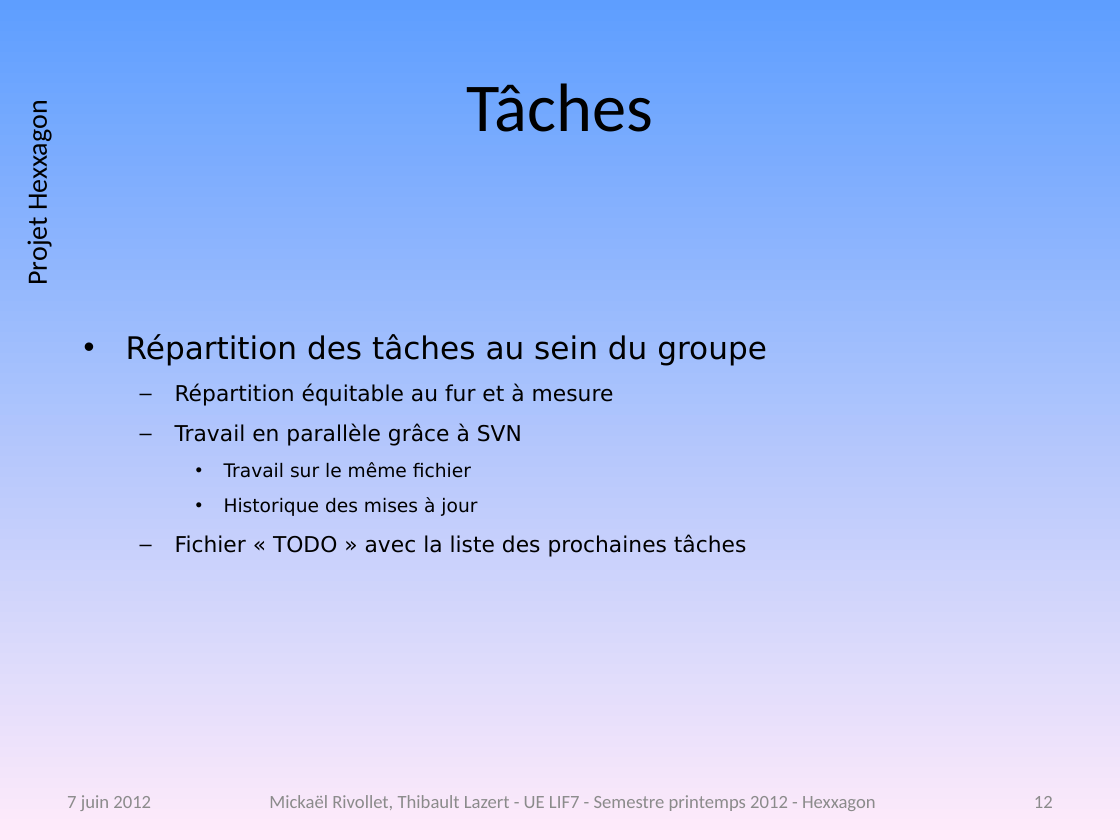
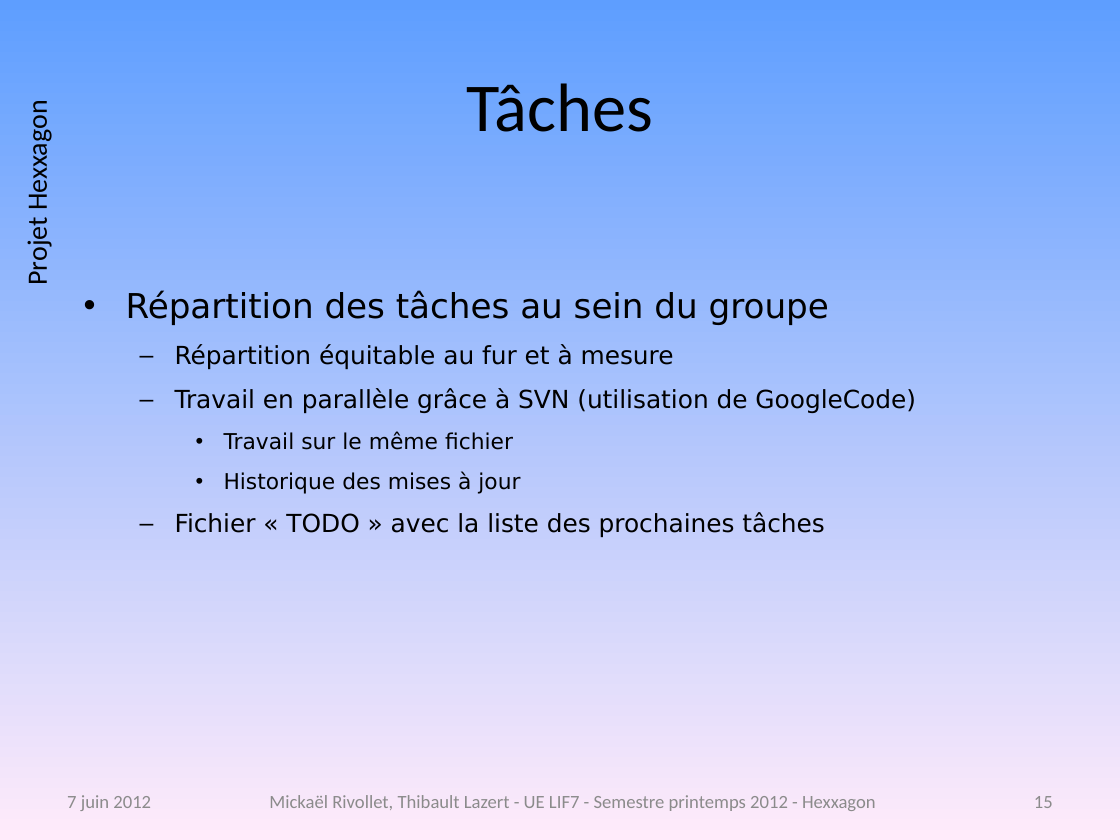
Before and after one commit to freeman1987/lazert-rivollet-lif7, a slide deck: slide 15 of projet/doc/presentation-projet.pptx (slide 12 before the commit). Drawn at 1120x840 pixels with LibreOffice and Linux fonts; fonts in the diff are those of the drawing; background and template pictures are left out. Boxes give left, top, right and bottom in pixels: in the first picture for what was removed or moved away, otherwise in the second. Text is boxed around its words. In the diff, an @@ line names an element or a change of style, - is before the commit and + after.

Commit message:
Diagramme des modules + fichier pour la présentation

```diff
--- a/projet/doc/presentation-projet.pptx
+++ b/projet/doc/presentation-projet.pptx
@@ text "Répartition des tâches au sein ...": place and size @@
-text "Répartition des tâches au sein ..." at [126, 334, 767, 557]
+text "Répartition des tâches au sein ..." at [126, 291, 916, 538]
@@ text at [126, 291, 829, 538]: size 20 to 22 pt in "Répartition des tâches au sein du groupe"; size 14 to 16 pt in "Répartition équitable au fur et à mesure", "Fichier « TODO » avec la liste ..."; size 12 to 14 pt in "Travail sur le même fichier", "Historique des mises à jour" @@
@@ text at [175, 388, 916, 414]: text changed; size 14 to 16 pt @@
-  – Travail en parallèle grâce à SVN
+  – Travail en parallèle grâce à SVN (utilisation de GoogleCode)
@@ page number at [1034, 796, 1053, 808]: text changed @@
-12
+15
```
Also in this commit, not shown: 12 other slides changed, 4 slides added, 3 other files.
